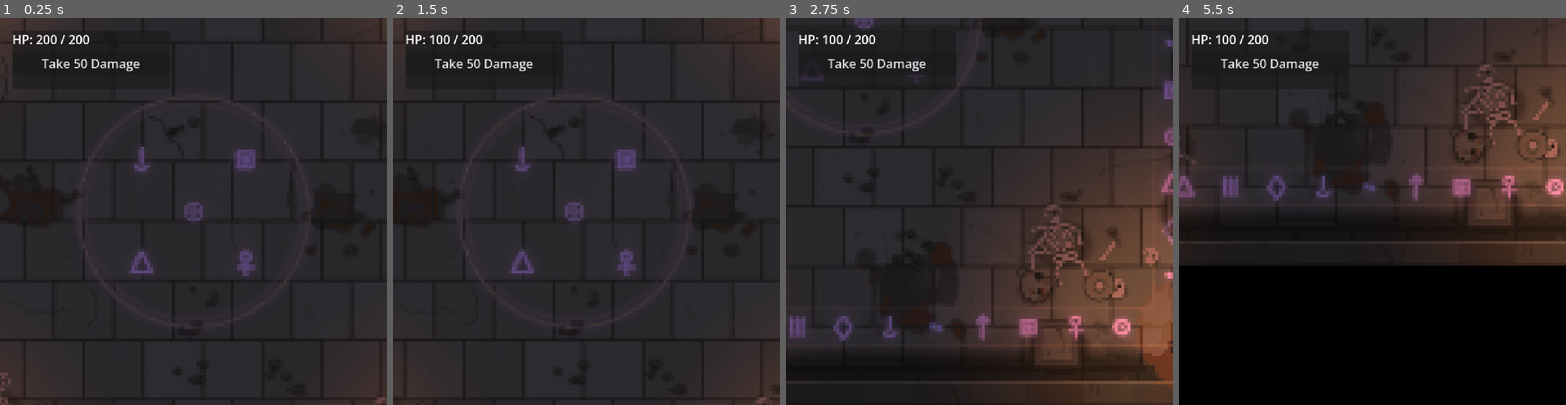
Above: before the commit, frames 1-4 (left to right).
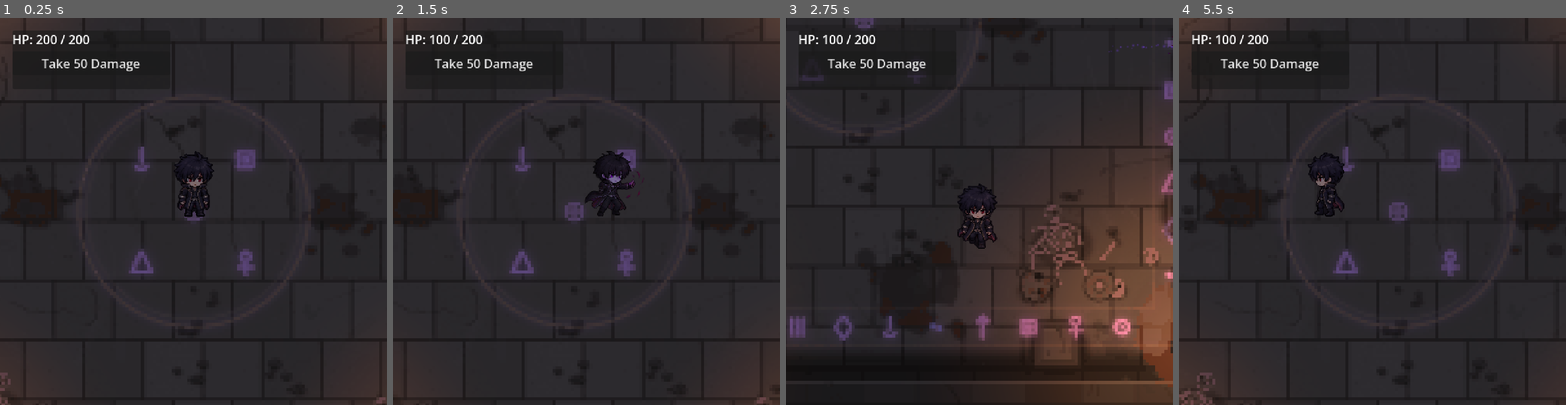
Above: after the commit, the same moments.

Repository: FahmiMj/godot-gta7
Game: Godot game, scene res://flat_map.tscn
Two runs of this game, one before a commit and one after it. Both use one fixed random seed, a clock stepped at 60 frames per second and the inputs below.
Inputs (mouse positions are in pixels of both pictures, inside the frame that each line leads up to):
- Up to frame 1 (0.25 s): no input
- Up to frame 2 (1.5 s): click "Take 50 Damage" at 0.5 s; tap Enter at 1.25 s; move the mouse to (671, 192) at 1.27 s; hold D (move_right) from 1.28 s (still down); hold E (attack) from 1.28 s (still down)
- Up to frame 3 (2.75 s): move the mouse to (902, 230) at 2.02 s; release D (move_right) at 2.03 s; release E (attack) at 2.03 s; hold S (move_down) from 2.03 s (still down); tap Q (flash_step) at 2.1 s
- Up to frame 4 (5.5 s): move the mouse to (1411, 126) at 2.77 s; release S (move_down) at 2.78 s; hold D (move_right) 2.78-3.53 s; hold E (attack) 2.78-3.53 s; move the mouse to (1353, 288) at 3.52 s; hold W (move_up) 3.53-4.28 s; tap Q (flash_step) at 3.6, 5.1 s; move the mouse to (1488, 269) at 4.27 s; hold E (attack) 4.28-5.03 s; hold A (move_left) from 4.28 s (still down); move the mouse to (1256, 153) at 5.02 s

The runs differ from the first frame. In frame 1, 0.8% of the frame differs, in the area x 45-56%, y 34-52%; in frame 2, 0.9%; in frame 3, 0.7%; in frame 4, 55%, in the area x 0-100%, y 0-100%.
Error before the commit: Cannot call method 'get_frame_texture' on a null value. (res://scripts/player.gd:130)

Commit message:
fix: repair player_frames.tres wither animation formatting

Diff:
--- a/assets/player_frames.tres
+++ b/assets/player_frames.tres
@@ -160,69 +160,67 @@
 atlas = ExtResource("1_w1ope")
 region = Rect2(512, 192, 128, 192)
 
+[sub_resource type="AtlasTexture" id="AtlasTexture_wither_0"]
+atlas = ExtResource("2_wither")
+region = Rect2(0, 0, 128, 192)
+
+[sub_resource type="AtlasTexture" id="AtlasTexture_wither_1"]
+atlas = ExtResource("2_wither")
+region = Rect2(128, 0, 128, 192)
+
+[sub_resource type="AtlasTexture" id="AtlasTexture_wither_2"]
+atlas = ExtResource("2_wither")
+region = Rect2(256, 0, 128, 192)
+
+[sub_resource type="AtlasTexture" id="AtlasTexture_wither_3"]
+atlas = ExtResource("2_wither")
+region = Rect2(384, 0, 128, 192)
+
+[sub_resource type="AtlasTexture" id="AtlasTexture_wither_4"]
+atlas = ExtResource("2_wither")
+region = Rect2(512, 0, 128, 192)
+
+[sub_resource type="AtlasTexture" id="AtlasTexture_wither_5"]
+atlas = ExtResource("2_wither")
+region = Rect2(0, 192, 128, 192)
+
+[sub_resource type="AtlasTexture" id="AtlasTexture_wither_6"]
+atlas = ExtResource("2_wither")
+region = Rect2(128, 192, 128, 192)
+
+[sub_resource type="AtlasTexture" id="AtlasTexture_wither_7"]
+atlas = ExtResource("2_wither")
+region = Rect2(256, 192, 128, 192)
+
+[sub_resource type="AtlasTexture" id="AtlasTexture_wither_8"]
+atlas = ExtResource("2_wither")
+region = Rect2(384, 192, 128, 192)
+
+[sub_resource type="AtlasTexture" id="AtlasTexture_wither_9"]
+atlas = ExtResource("2_wither")
+region = Rect2(512, 192, 128, 192)
+
+[sub_resource type="AtlasTexture" id="AtlasTexture_wither_10"]
+atlas = ExtResource("2_wither")
+region = Rect2(0, 384, 128, 192)
+
+[sub_resource type="AtlasTexture" id="AtlasTexture_wither_11"]
+atlas = ExtResource("2_wither")
+region = Rect2(128, 384, 128, 192)
+
+[sub_resource type="AtlasTexture" id="AtlasTexture_wither_12"]
+atlas = ExtResource("2_wither")
+region = Rect2(256, 384, 128, 192)
+
+[sub_resource type="AtlasTexture" id="AtlasTexture_wither_13"]
+atlas = ExtResource("2_wither")
+region = Rect2(384, 384, 128, 192)
+
+[sub_resource type="AtlasTexture" id="AtlasTexture_wither_14"]
+atlas = ExtResource("2_wither")
+region = Rect2(512, 384, 128, 192)
 [resource]
-
-[sub_resource type="AtlasTexture" id="AtlasTexture_wither_0"]
-atlas = ExtResource("2_wither")
-region = Rect2(0, 0, 128, 192)
-
-[sub_resource type="AtlasTexture" id="AtlasTexture_wither_1"]
-atlas = ExtResource("2_wither")
-region = Rect2(128, 0, 128, 192)
-
-[sub_resource type="AtlasTexture" id="AtlasTexture_wither_2"]
-atlas = ExtResource("2_wither")
-region = Rect2(256, 0, 128, 192)
-
-[sub_resource type="AtlasTexture" id="AtlasTexture_wither_3"]
-atlas = ExtResource("2_wither")
-region = Rect2(384, 0, 128, 192)
-
-[sub_resource type="AtlasTexture" id="AtlasTexture_wither_4"]
-atlas = ExtResource("2_wither")
-region = Rect2(512, 0, 128, 192)
-
-[sub_resource type="AtlasTexture" id="AtlasTexture_wither_5"]
-atlas = ExtResource("2_wither")
-region = Rect2(0, 192, 128, 192)
-
-[sub_resource type="AtlasTexture" id="AtlasTexture_wither_6"]
-atlas = ExtResource("2_wither")
-region = Rect2(128, 192, 128, 192)
-
-[sub_resource type="AtlasTexture" id="AtlasTexture_wither_7"]
-atlas = ExtResource("2_wither")
-region = Rect2(256, 192, 128, 192)
-
-[sub_resource type="AtlasTexture" id="AtlasTexture_wither_8"]
-atlas = ExtResource("2_wither")
-region = Rect2(384, 192, 128, 192)
-
-[sub_resource type="AtlasTexture" id="AtlasTexture_wither_9"]
-atlas = ExtResource("2_wither")
-region = Rect2(512, 192, 128, 192)
-
-[sub_resource type="AtlasTexture" id="AtlasTexture_wither_10"]
-atlas = ExtResource("2_wither")
-region = Rect2(0, 384, 128, 192)
-
-[sub_resource type="AtlasTexture" id="AtlasTexture_wither_11"]
-atlas = ExtResource("2_wither")
-region = Rect2(128, 384, 128, 192)
-
-[sub_resource type="AtlasTexture" id="AtlasTexture_wither_12"]
-atlas = ExtResource("2_wither")
-region = Rect2(256, 384, 128, 192)
-
-[sub_resource type="AtlasTexture" id="AtlasTexture_wither_13"]
-atlas = ExtResource("2_wither")
-region = Rect2(384, 384, 128, 192)
-
-[sub_resource type="AtlasTexture" id="AtlasTexture_wither_14"]
-atlas = ExtResource("2_wither")
-region = Rect2(512, 384, 128, 192)
 animations = [{
-{
 "frames": [{
 "duration": 1.0,
 "texture": SubResource("AtlasTexture_wither_0")
@@ -272,7 +270,7 @@
 "loop": false,
 "name": &"wither",
 "speed": 10.0
-},
+}, {
 "frames": [{
 "duration": 1.0,
 "texture": SubResource("AtlasTexture_7jahb")
